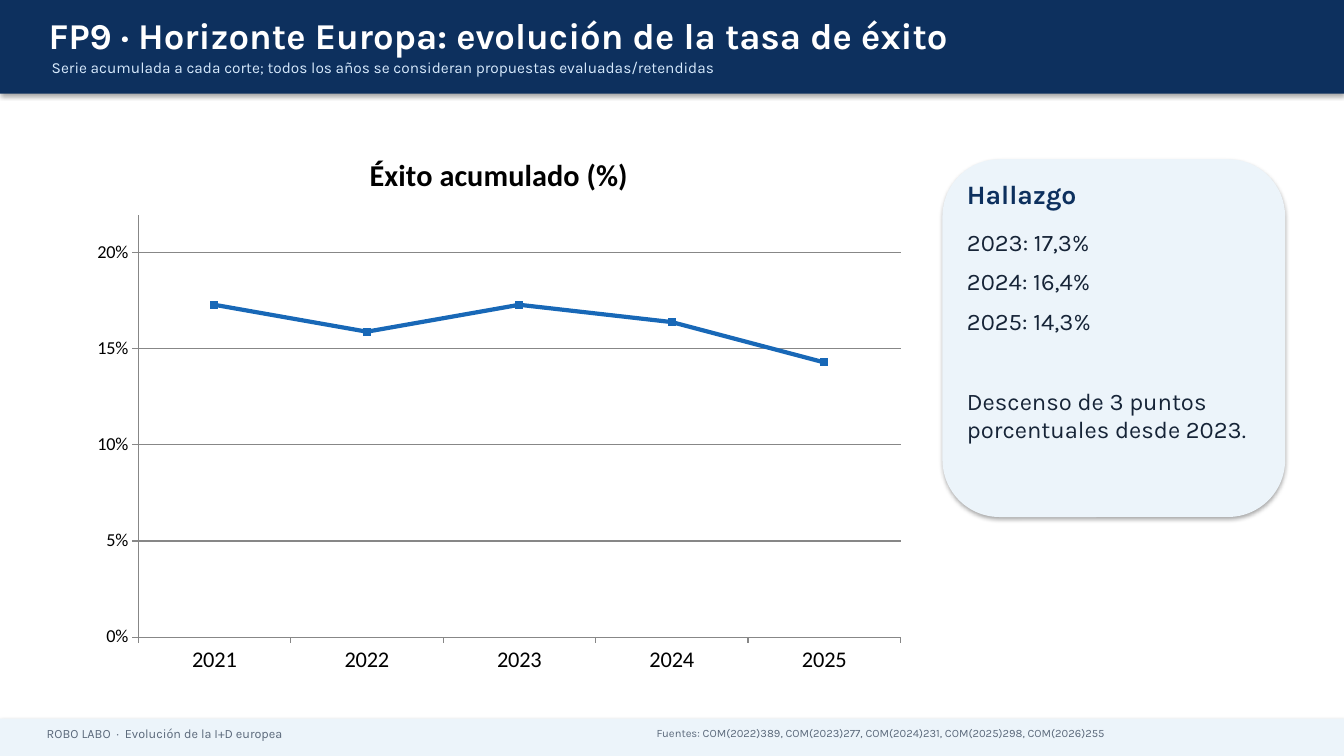
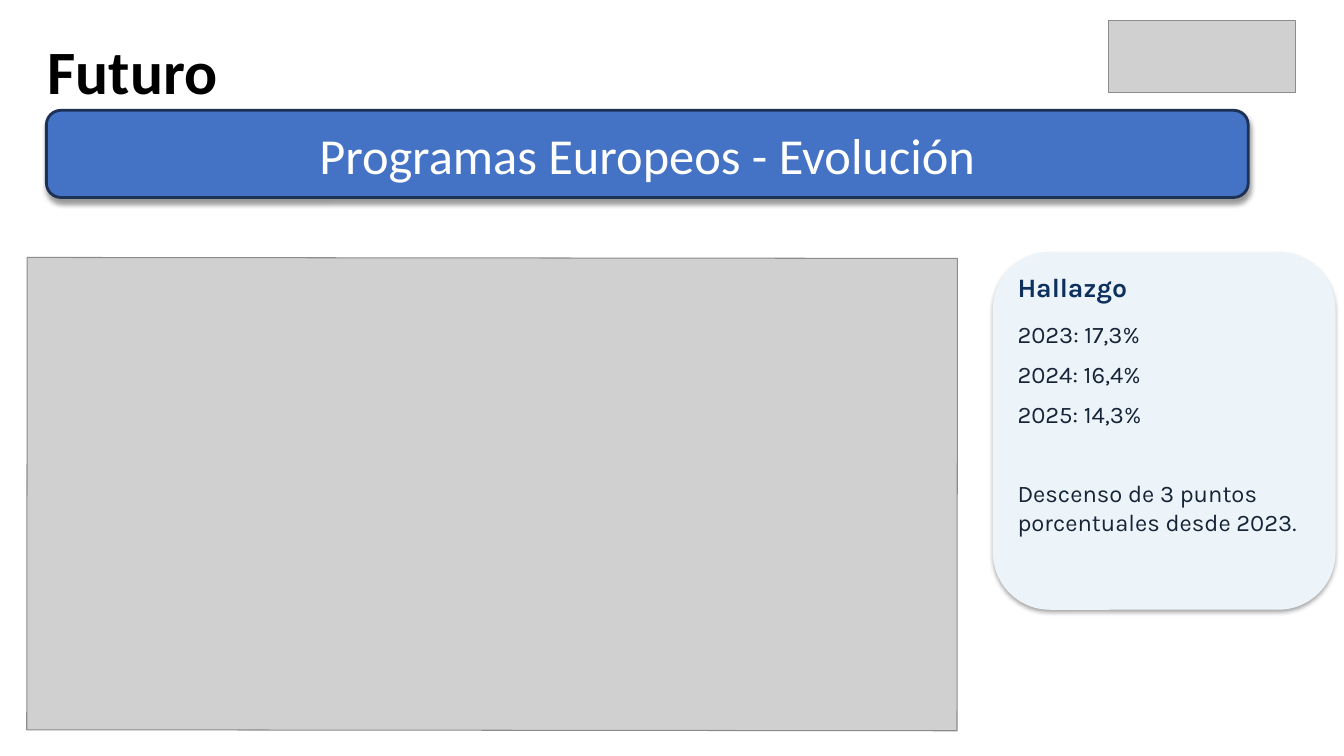
Before and after one commit to aguti/2026_Paraguay, a slide deck: slide 42 of projects/20261105_Robolabo_Paraguay_PROYECTOS.pptx. Drawn at 1344x756 pixels with LibreOffice and Linux fonts; fonts in the diff are those of the drawing; grey boxes stand for pictures. Boxes give left, top, right and bottom in pixels: in the first picture for what was removed or moved away, otherwise in the second. Text is boxed around its words. In the diff, an @@ line names an element or a change of style, - is before the commit and + after.

```diff
--- a/projects/20261105_Robolabo_Paraguay_PROYECTOS.pptx
+++ b/projects/20261105_Robolabo_Paraguay_PROYECTOS.pptx
@@ rectangle removed at (0, 0, 1344, 94) @@
@@ text removed at (49, 20, 947, 58) @@
-FP9 · Horizonte Europa: evolución de la tasa de éxito
@@ picture added at (1109, 21, 1296, 93) @@
@@ text added at (48, 54, 218, 95), 44 pt, text #000000, bold @@
+Futuro
@@ text removed at (52, 61, 714, 77) @@
-Serie acumulada a cada corte; todos los años se consideran propuestas evaluadas/retendidas
@@ rounded rectangle added at (46, 110, 1248, 197), fill #4472C4, outline #1D3155 2 pt, 36 pt, text #FFFFFF @@
+Programas Europeos - Evolución
@@ line chart removed at (81, 131, 918, 686) @@
-title "Éxito acumulado (%)"
-categories: 2021, 2022, 2023, 2024, 2025
-Éxito acumulado (%): 17.3, 15.9, 17.3, 16.4, 14.3
@@ picture added at (27, 257, 958, 732) @@
@@ 2 texts, 1 rounded rectangle: place and size @@
-2 texts, 1 rounded rectangle at (943, 159, 1286, 517)
+2 texts, 1 rounded rectangle at (993, 252, 1336, 610)
@@ rectangle removed at (0, 719, 1344, 756) @@
@@ text removed at (47, 728, 282, 741) @@
-ROBO LABO · Evolución de la I+D europea
@@ text removed at (657, 729, 1105, 738) @@
-Fuentes: COM(2022)389, COM(2023)277, COM(2024)231, COM(2025)298, COM(2026)255
```
Also in this commit, not shown: 6 other slides changed, 1 slide added, 1 slide removed, 1 other file.
